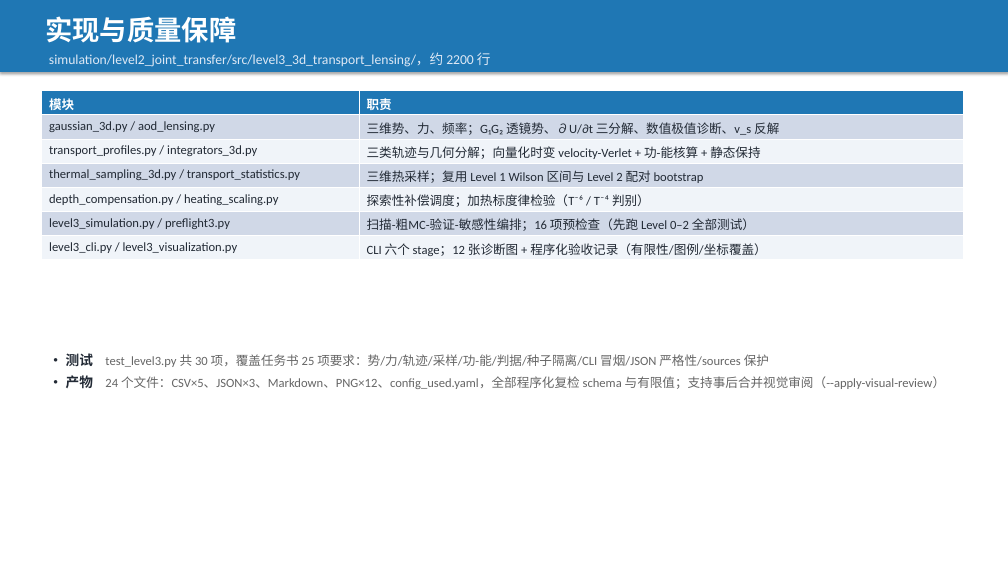
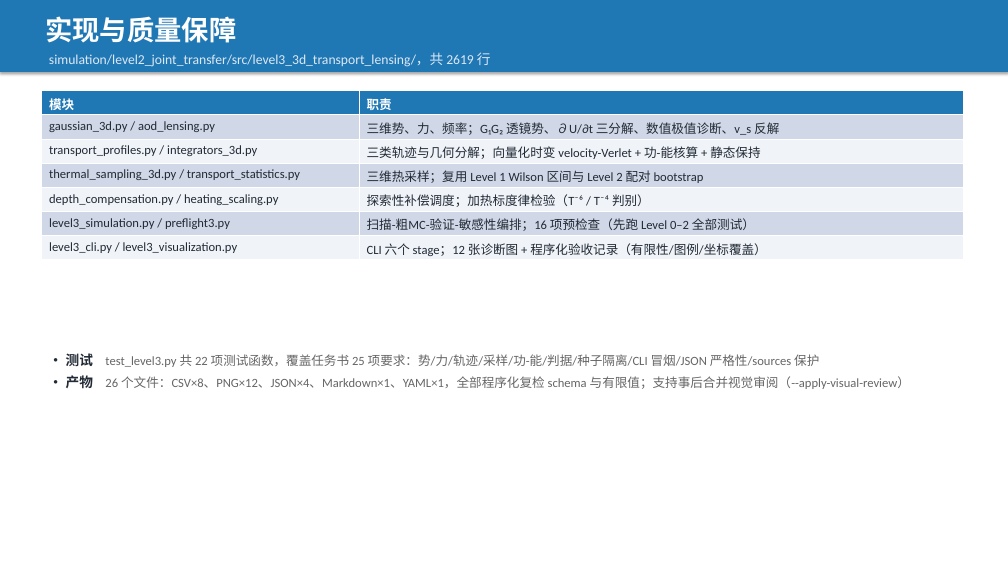
Before and after one commit to Yifan2709/MonteCarlo-Atom-Tweezer, a slide deck: slide 16 of Level3_三维AOD长距离运输与柱面透镜_总结报告.pptx. Drawn at 1008x567 pixels with LibreOffice and Linux fonts; fonts in the diff are those of the drawing. Boxes give left, top, right and bottom in pixels: in the first picture for what was removed or moved away, otherwise in the second. Text is boxed around its words. In the diff, an @@ line names an element or a change of style, - is before the commit and + after.

Commit message:
Fix factual counts in Level 3 PPT
- 22 test functions in test_level3.py (was 30)
- package is 2619 lines (was ~2200)
- outputs are 26 files: 8 CSV, 12 PNG, 4 JSON, 1 MD, 1 YAML (was 24/CSV*5/JSON*3)

```diff
--- a/Level3_三维AOD长距离运输与柱面透镜_总结报告.pptx
+++ b/Level3_三维AOD长距离运输与柱面透镜_总结报告.pptx
@@ text at (49,52,491,67): text changed @@
-simulation/level2_joint_transfer/src/level3_3d_transport_lensing/，约 2200 行
+simulation/level2_joint_transfer/src/level3_3d_transport_lensing/，共 2619 行
@@ text at (66,353,910,389): text changed @@
-• 测试 test_level3.py 共 30 项，覆盖任务书 25 项要求：势/力/轨迹/采样/功-能/判据/种子隔离/CLI 冒烟/JSON 严格性/sources 保护
-• 产物 24 个文件：CSV×5、JSON×3、Markdown、PNG×12、config_used.yaml，全部程序化复检 schema 与有限值；支持事后合并视觉审阅（--apply-visual-review）
+• 测试 test_level3.py 共 22 项测试函数，覆盖任务书 25 项要求：势/力/轨迹/采样/功-能/判据/种子隔离/CLI 冒烟/JSON 严格性/sources 保护
+• 产物 26 个文件：CSV×8、PNG×12、JSON×4、Markdown×1、YAML×1，全部程序化复检 schema 与有限值；支持事后合并视觉审阅（--apply-visual-review）
```
Also in this commit, not shown: 1 other slide changed, 1 other file.
